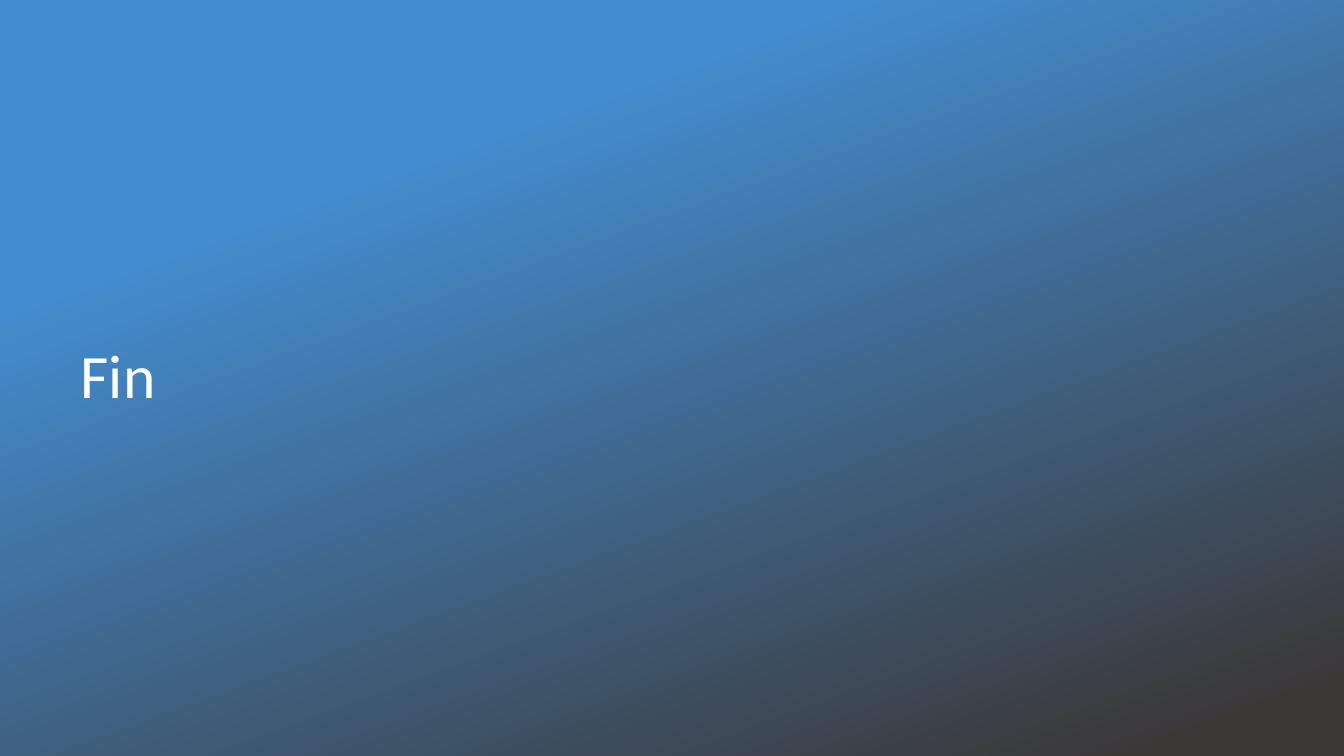
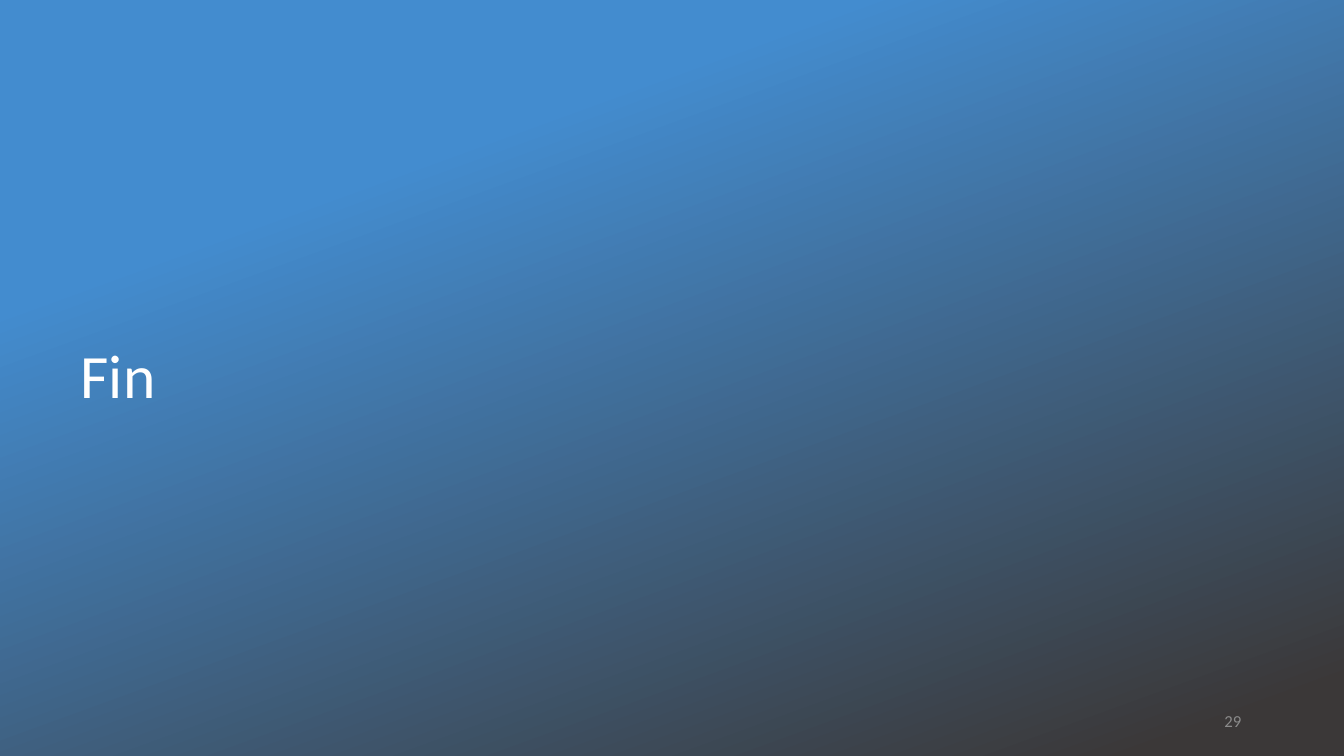
Before and after one commit to kevinsullivan/cs-dm, a slide deck: slide 29 of 06_Negation/Negation.pptx (slide 11 before the commit). Drawn at 1344x756 pixels with LibreOffice and Linux fonts; fonts in the diff are those of the drawing; background and template pictures are left out; a plain dark background stands for a picture behind light text. Boxes give left, top, right and bottom in pixels: in the first picture for what was removed or moved away, otherwise in the second. Text is boxed around its words. In the diff, an @@ line names an element or a change of style, - is before the commit and + after.

```diff
--- a/06_Negation/Negation.pptx
+++ b/06_Negation/Negation.pptx
@@ page number added at (1224, 716, 1241, 727), 12 pt, text #8C8C8C @@
+29
```
Also in this commit, not shown: 10 other slides changed, 18 slides added, 1 other file.
